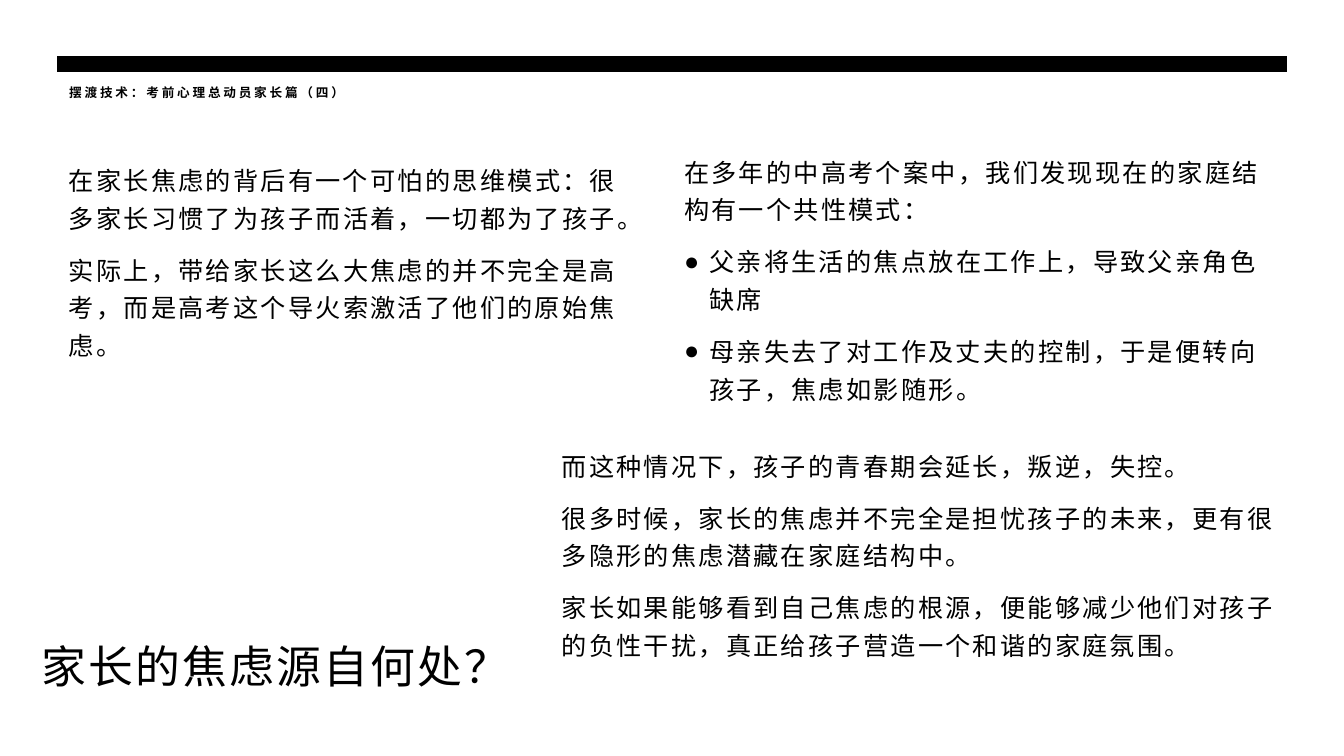
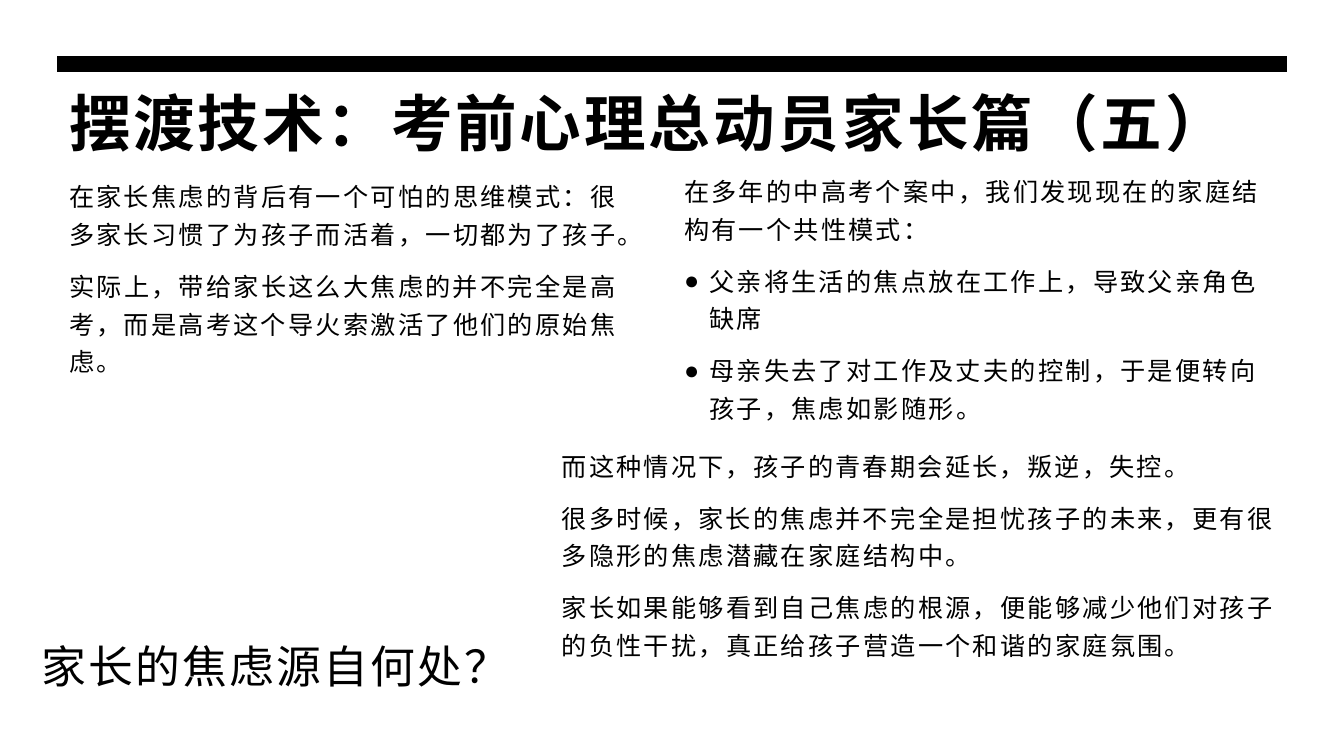
Before and after one commit to panxibei/writing, a slide deck: slide 6 of 44_心理学/30_浥尘伙伴社团原创：中高考音乐减压心理训练/PPT制作素材/浥尘伙伴社团原创：中高考音乐减压心理训练.pptx. Drawn at 1344x756 pixels with LibreOffice and Linux fonts; fonts in the diff are those of the drawing. Boxes give left, top, right and bottom in pixels: in the first picture for what was removed or moved away, otherwise in the second. Text is boxed around its words. In the diff, an @@ line names an element or a change of style, - is before the commit and + after.

```diff
--- a/44_心理学/30_浥尘伙伴社团原创：中高考音乐减压心理训练/PPT制作素材/浥尘伙伴社团原创：中高考音乐减压心理训练.pptx
+++ b/44_心理学/30_浥尘伙伴社团原创：中高考音乐减压心理训练/PPT制作素材/浥尘伙伴社团原创：中高考音乐减压心理训练.pptx
@@ title at bbox=[69, 93, 1226, 152]: text changed; size 9 to 44 pt @@
-摆渡技术：考前心理总动员家长篇（四）
+摆渡技术：考前心理总动员家长篇（五）
@@ text "在家长焦虑的背后有一个可怕的思维模式：很多家长习惯了为孩子而活着，一切都为了孩子。": place and size @@
-text "在家长焦虑的背后有一个可怕的思维模式：很多家长习惯了为孩子而活着，一切都为了孩子。" at bbox=[69, 168, 643, 357]
+text "在家长焦虑的背后有一个可怕的思维模式：很多家长习惯了为孩子而活着，一切都为了孩子。" at bbox=[69, 184, 643, 373]
@@ text "在多年的中高考个案中，我们发现现在的家庭结构有一个共性模式：": place and size @@
-text "在多年的中高考个案中，我们发现现在的家庭结构有一个共性模式：" at bbox=[684, 160, 1258, 402]
+text "在多年的中高考个案中，我们发现现在的家庭结构有一个共性模式：" at bbox=[684, 179, 1258, 421]
```
Also in this commit, not shown: 32 other slides changed.
